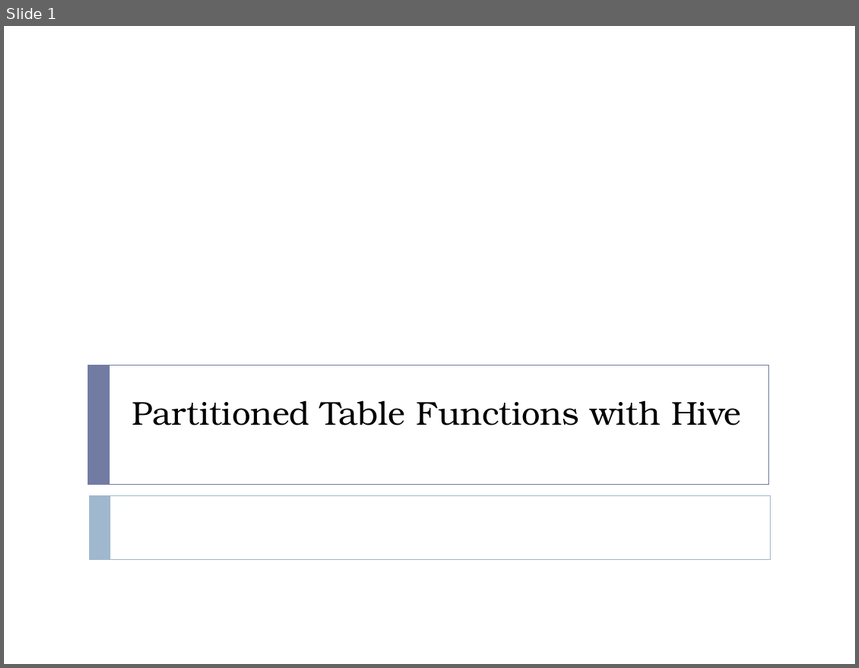
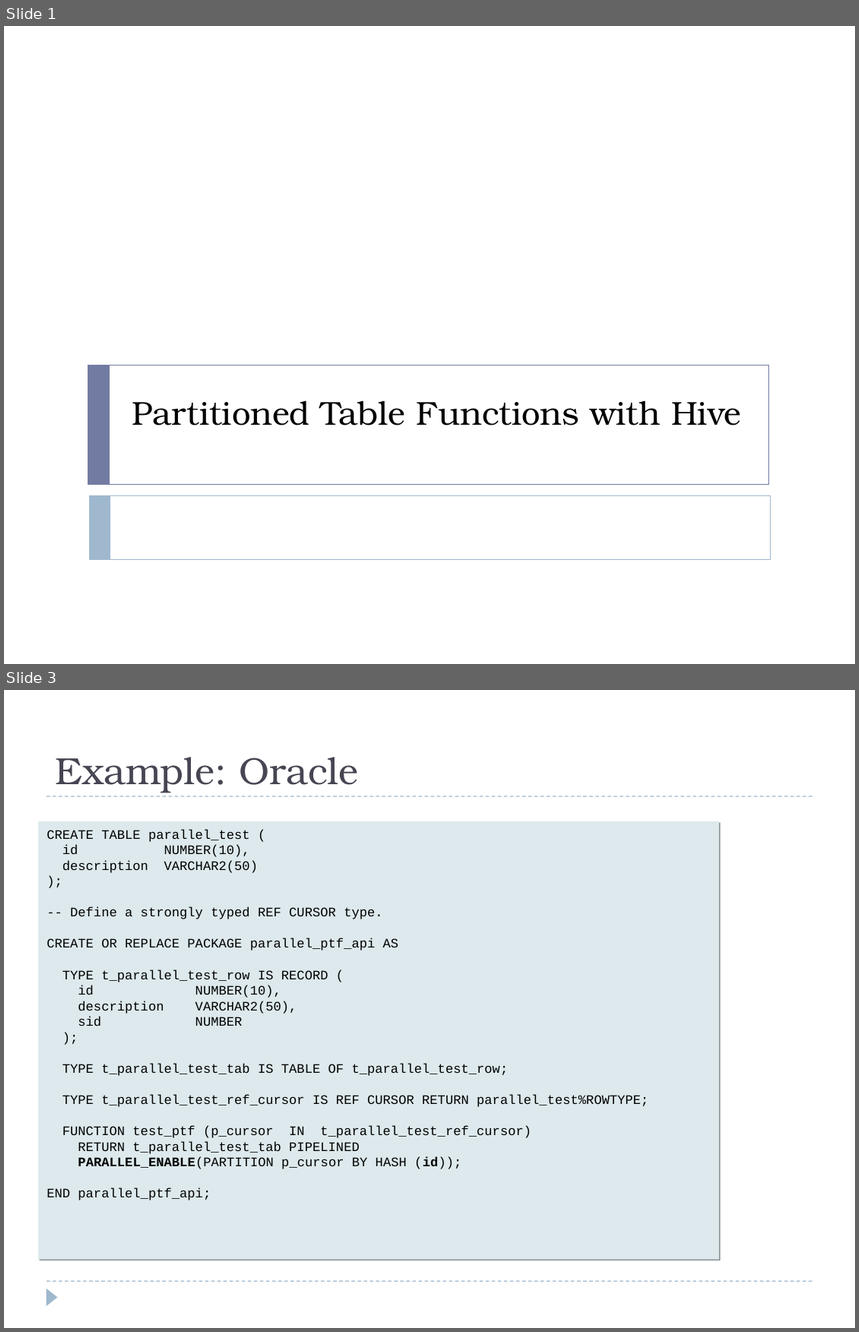
Before and after one commit to hbutani/SQLWindowing, a slide deck: docs/SQW.ppt. Shown one above the other, each under a label of ours: slide 1 before the commit, slides 1 and 3 after it; the slides between them are not shown. The pictures are 859x668 and 859x1332 pixels, drawn with LibreOffice and Linux fonts; fonts in the diff are those of the drawing. Boxes give left, top, right and bottom in pixels: in the first picture for what was removed or moved away, otherwise in the second. Text is boxed around its words. In the diff, an @@ line names an element or a change of style, - is before the commit and + after.

```diff
--- a/docs/SQW.ppt
+++ b/docs/SQW.ppt
@@ slide 3 added at (4, 690, 855, 1328), background #FFFFFF @@
@@ title added at (55, 757, 358, 793), 32 pt, text #464653 @@
+Example: Oracle
@@ line added from (47, 796) to (813, 796), #9FB8CD 0.74 pt dashed @@
@@ rectangle added at (38, 822, 719, 1260), fill #DDE9EC, 11 pt, text #000000 @@
+CREATE TABLE parallel_test (
+id NUMBER(10),
+description VARCHAR2(50)
+);
+-- Define a strongly typed REF CURSOR type.
+CREATE OR REPLACE PACKAGE parallel_ptf_api AS
+TYPE t_parallel_test_row IS RECORD (
+id NUMBER(10),
+description VARCHAR2(50),
+sid NUMBER
+);
+TYPE t_parallel_test_tab IS TABLE OF t_parallel_test_row;
+TYPE t_parallel_test_ref_cursor IS REF CURSOR RETURN parallel_test%ROWTYPE;
+FUNCTION test_ptf (p_cursor IN t_parallel_test_ref_cursor)
+RETURN t_parallel_test_tab PIPELINED
+PARALLEL_ENABLE(PARTITION p_cursor BY HASH (id));
+END parallel_ptf_api;
@@ line added from (47, 1281) to (813, 1281), #9FB8CD 0.74 pt dashed @@
@@ triangle added at (47, 1288, 58, 1306), fill #9FB8CD @@
```
Also in this commit, not shown: 5 slides changed, 12 other slides added.
